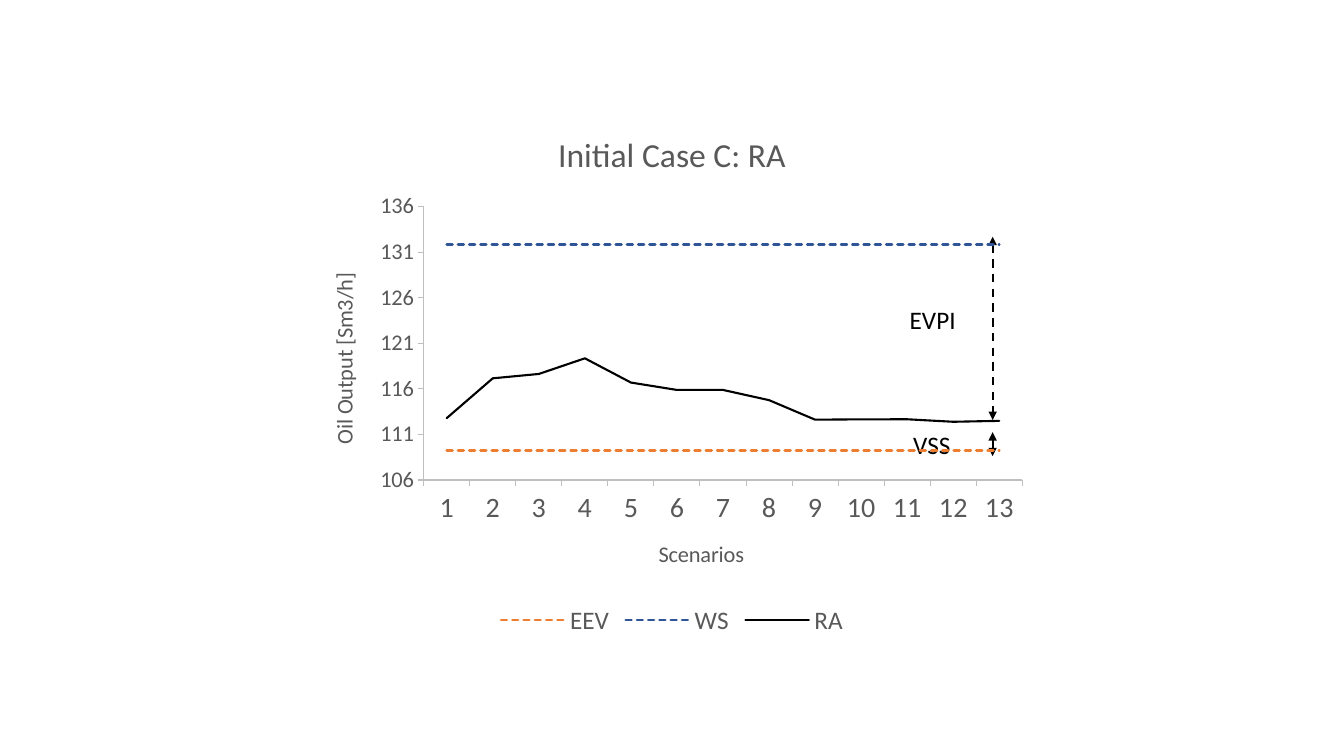
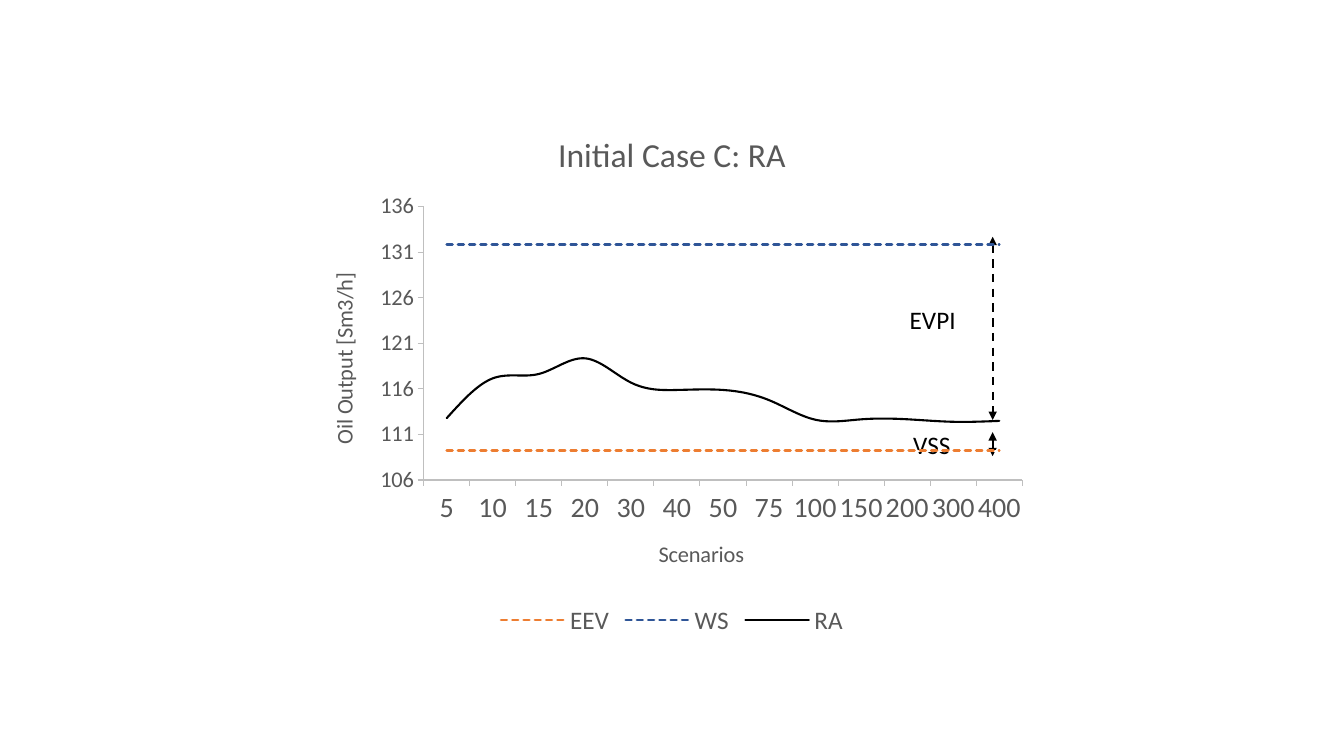
Before and after one commit to bendiw/OilOpt, a slide deck: slide 5 of results/robust_recourse_iterative/Main workbooks/Results Comparison Plots.pptx. Drawn at 1344x756 pixels with LibreOffice and Linux fonts; fonts in the diff are those of the drawing. Boxes give left, top, right and bottom in pixels: in the first picture for what was removed or moved away, otherwise in the second. Text is boxed around its words. In the diff, an @@ line names an element or a change of style, - is before the commit and + after.

```diff
--- a/results/robust_recourse_iterative/Main workbooks/Results Comparison Plots.pptx
+++ b/results/robust_recourse_iterative/Main workbooks/Results Comparison Plots.pptx
@@ line chart at (308,116,1037,641) @@
-categories: 1, 2, 3, 4, 5, 6, 7, 8, 9, 10, 11, 12, 13
+categories: 5, 10, 15, 20, 30, 40, 50, 75, 100, 150, 200, 300, 400
-EEV: 109.2, 109.2, 109.2, 109.2, 109.2, 109.2, 109.2, 109.2, 109.2, 109.2, 109.2, 109.2, 109.2
+Series 1: 109.2, 109.2, 109.2, 109.2, 109.2, 109.2, 109.2, 109.2, 109.2, 109.2, 109.2, 109.2, 109.2
@@ colour of Series 1 #ED7D31 to #FFFFFF @@
-WS: 131.9, 131.9, 131.9, 131.9, 131.9, 131.9, 131.9, 131.9, 131.9, 131.9, 131.9, 131.9, 131.9
+EEV: 109.2, 109.2, 109.2, 109.2, 109.2, 109.2, 109.2, 109.2, 109.2, 109.2, 109.2, 109.2, 109.2
@@ colour of EEV #2F5597 to #ED7D31 @@
-RA: 112.8, 117.2, 117.6, 119.4, 116.7, 115.9, 115.9, 114.8, 112.6, 112.7, 112.7, 112.4, 112.5
+WS: 131.9, 131.9, 131.9, 131.9, 131.9, 131.9, 131.9, 131.9, 131.9, 131.9, 131.9, 131.9, 131.9
@@ colour of WS #000000 to #2F5597 @@
+RA: 112.8, 117.2, 117.6, 119.4, 116.7, 115.9, 115.9, 114.8, 112.6, 112.7, 112.7, 112.4, 112.5
@@ legend changed @@
```
Also in this commit, not shown: 15 other files.
